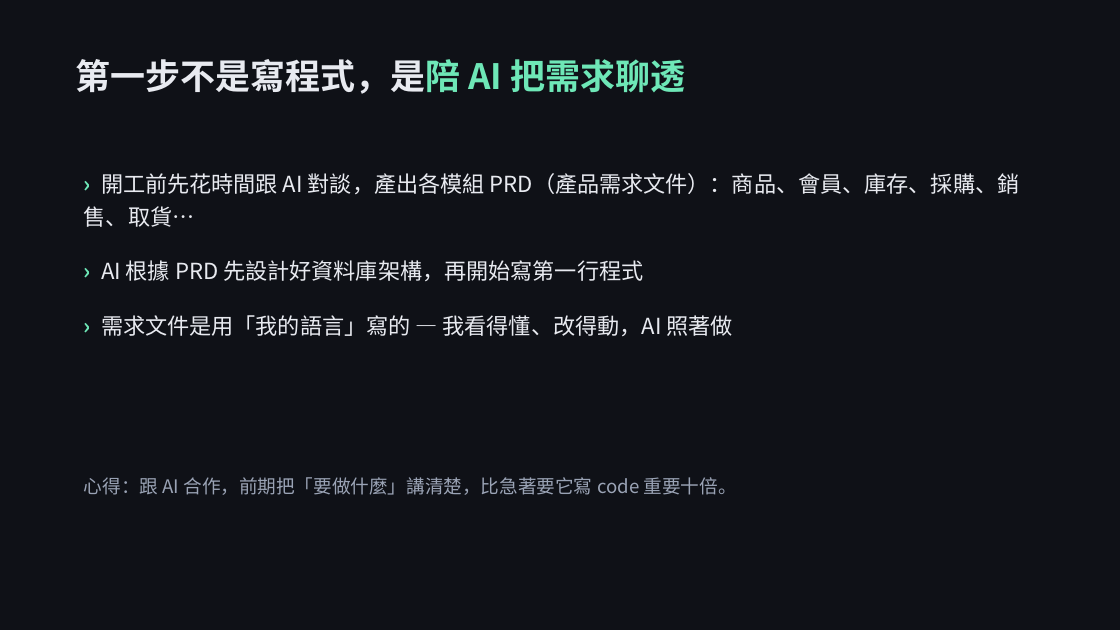
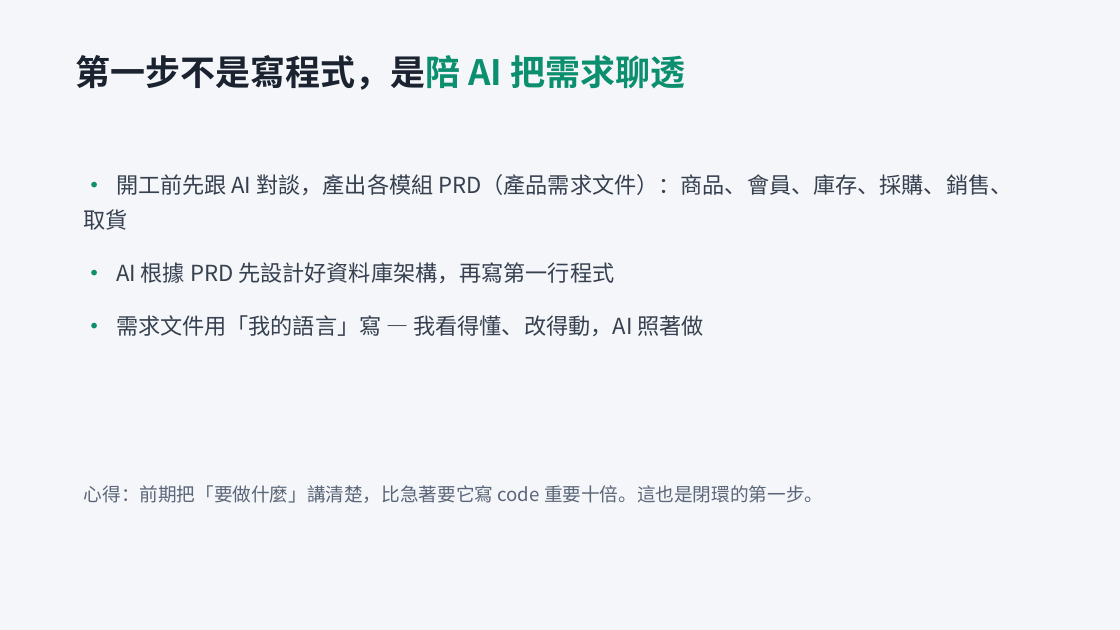
Before and after one commit to lt-foods/new_erp, a slide deck: slide 7 of docs/簡報-AI零程式碼開發ERP分享.pptx (slide 5 before the commit). Drawn at 1120x630 pixels with LibreOffice and Linux fonts; fonts in the diff are those of the drawing. Boxes give left, top, right and bottom in pixels: in the first picture for what was removed or moved away, otherwise in the second. Text is boxed around its words. In the diff, an @@ line names an element or a change of style, - is before the commit and + after.

```diff
--- a/docs/簡報-AI零程式碼開發ERP分享.pptx
+++ b/docs/簡報-AI零程式碼開發ERP分享.pptx
@@ background #0F1117 to #F4F6F9 @@
@@ text "第一步不是寫程式，是陪 AI 把需求聊透" at (75, 55, 685, 90): text colour #E8EAF0 to #1B2330 in "第一步不是寫程式，是陪"; text colour #6EE7B7 to #0B8F6E in "第一步不是寫程式，是陪 AI 把需求聊透" @@
@@ text at (84, 174, 1012, 336): text changed; text colour #E8EAF0 to #36404F @@
-› 開工前先花時間跟 AI 對談，產出各模組 PRD（產品需求文件）：商品、會員、庫存、採購、銷售、取貨…
-› AI 根據 PRD 先設計好資料庫架構，再開始寫第一行程式
-› 需求文件是用「我的語言」寫的 — 我看得懂、改得動，AI 照著做
+• 開工前先跟 AI 對談，產出各模組 PRD（產品需求文件）：商品、會員、庫存、採購、銷售、取貨
+• AI 根據 PRD 先設計好資料庫架構，再寫第一行程式
+• 需求文件用「我的語言」寫 — 我看得懂、改得動，AI 照著做
@@ text at (84, 485, 823, 503): text changed; text colour #9AA3B5 to #5B6678 @@
-心得：跟 AI 合作，前期把「要做什麼」講清楚，比急著要它寫 code 重要十倍。
+心得：前期把「要做什麼」講清楚，比急著要它寫 code 重要十倍。這也是閉環的第一步。
```
Also in this commit, not shown: 8 other slides changed, 3 slides added, 1 slide removed, 1 other file.
